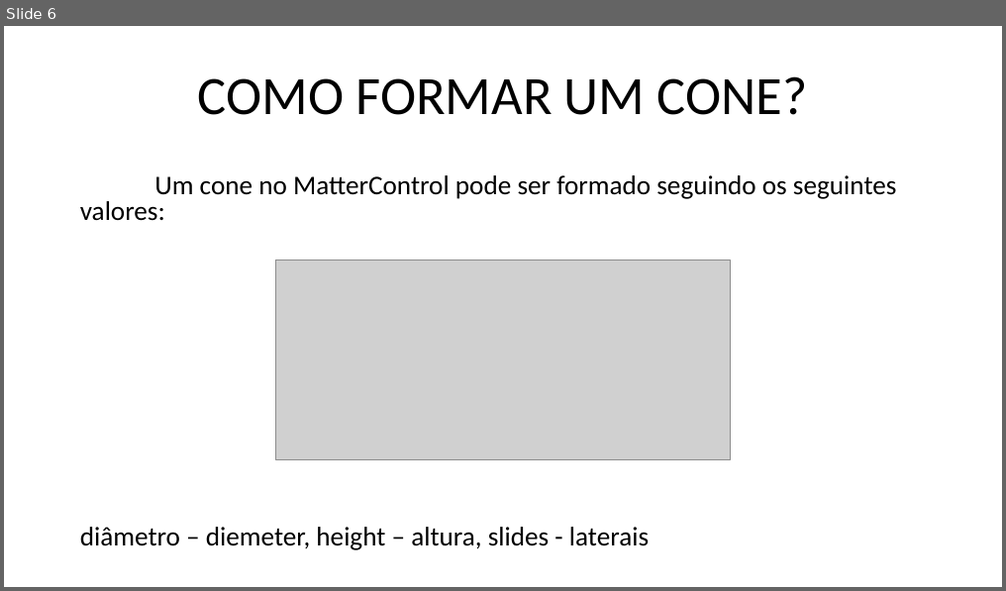
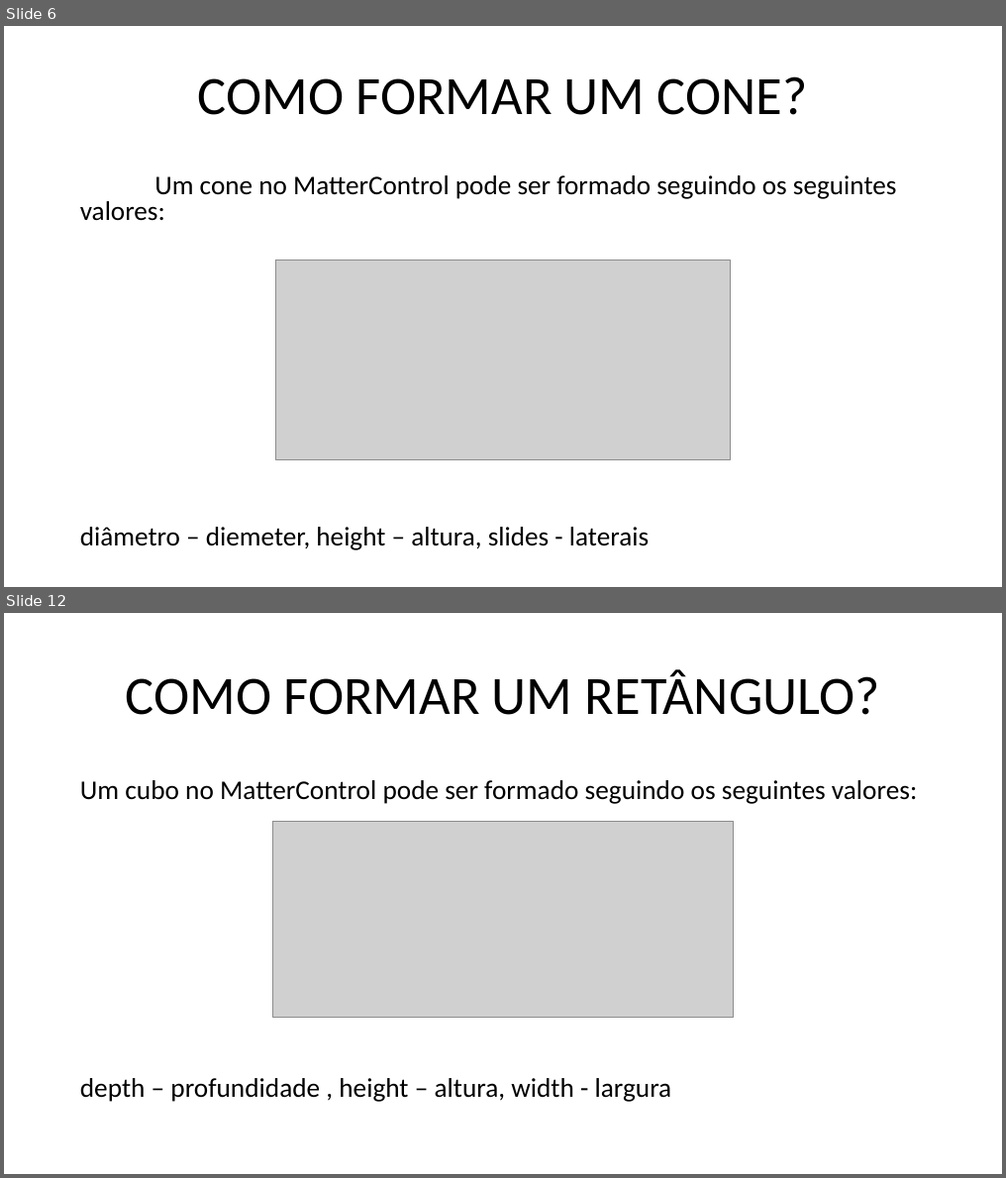
Before and after one commit to marcosdosea/ManualImpessora3D, a slide deck: Curso/Fundamentos de impressão 3D - Objetos.pptx. Shown one above the other, each under a label of ours: slide 6 before the commit, slides 6 and 12 after it; the slides between them are not shown. The pictures are 1006x591 and 1006x1178 pixels, drawn with LibreOffice and Linux fonts; fonts in the diff are those of the drawing; grey boxes stand for pictures. Boxes give left, top, right and bottom in pixels: in the first picture for what was removed or moved away, otherwise in the second. Text is boxed around its words. In the diff, an @@ line names an element or a change of style, - is before the commit and + after.

```diff
--- a/Curso/Fundamentos de impressão 3D - Objetos.pptx
+++ b/Curso/Fundamentos de impressão 3D - Objetos.pptx
@@ slide 12 added at (4,613,1002,1174), background #FFFFFF @@
@@ title added at (126,669,880,715), 52 pt, text #000000 @@
+COMO FORMAR UM RETÂNGULO?
@@ text added at (80,780,917,1102), 26 pt, text #000000 @@
+Um cubo no MatterControl pode ser formado seguindo os seguintes valores:
+depth – profundidade , height – altura, width - largura
@@ picture added at (273,821,734,1017) @@
```
Also in this commit, not shown: 16 slides changed, 6 other slides added, 6 other files.
